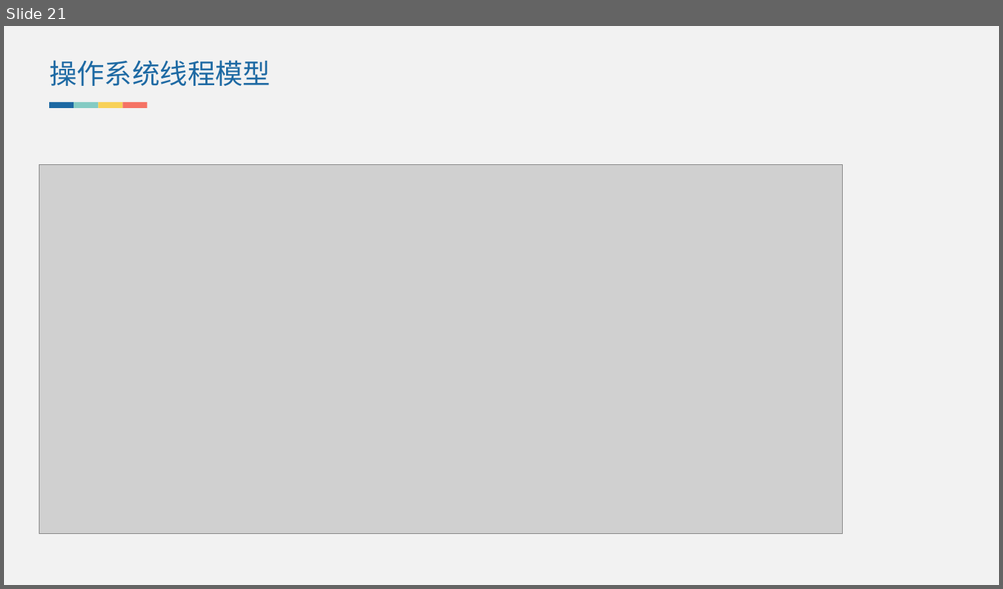
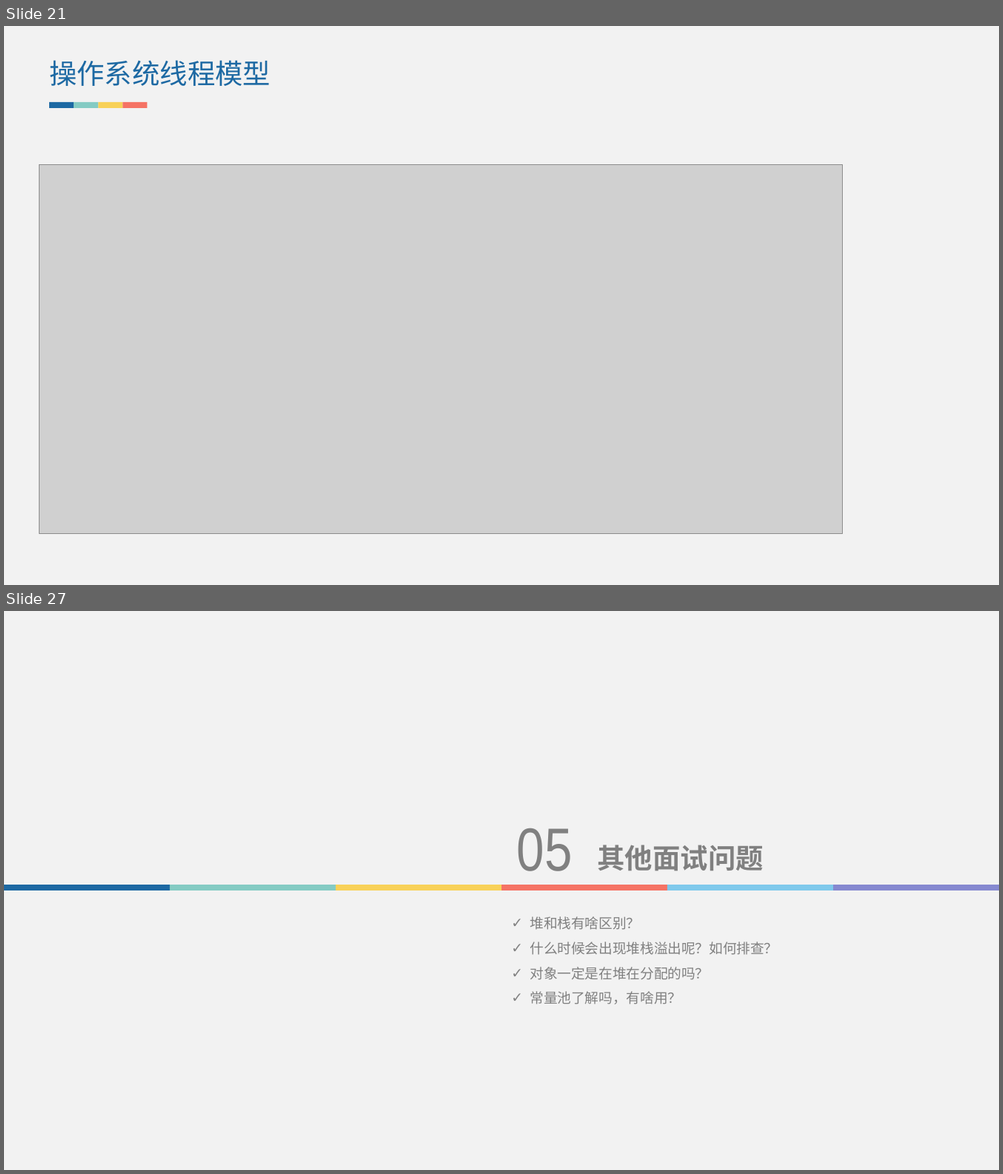
Before and after one commit to lvjiuluan/idea-projects, a slide deck: presentation/JVM内存模型/JVM内存模型.pptx. Shown one above the other, each under a label of ours: slide 21 before the commit, slides 21 and 27 after it; the slides between them are not shown. The pictures are 1003x589 and 1003x1174 pixels, drawn with LibreOffice and Linux fonts; fonts in the diff are those of the drawing; grey boxes stand for pictures. Boxes give left, top, right and bottom in pixels: in the first picture for what was removed or moved away, otherwise in the second. Text is boxed around its words. In the diff, an @@ line names an element or a change of style, - is before the commit and + after.

```diff
--- a/presentation/JVM内存模型/JVM内存模型.pptx
+++ b/presentation/JVM内存模型/JVM内存模型.pptx
@@ slide 27 added at [4,611,999,1170], background #F2F2F2 @@
@@ text added at [517,829,572,871], 44 pt, text #808080 @@
+05
@@ text added at [597,845,763,871], 20 pt, text #808080, bold @@
+其他面试问题
@@ group added at [4,885,999,891]: 6 rectangles @@
@@ text added at [530,917,778,1005], 10 pt, text #808080 @@
+✓ 堆和栈有啥区别？
+✓ 什么时候会出现堆栈溢出呢？如何排查？
+✓ 对象一定是在堆在分配的吗？
+✓ 常量池了解吗，有啥用？
```
Also in this commit, not shown: 2 slides changed, 8 other slides added, 57 other files.
